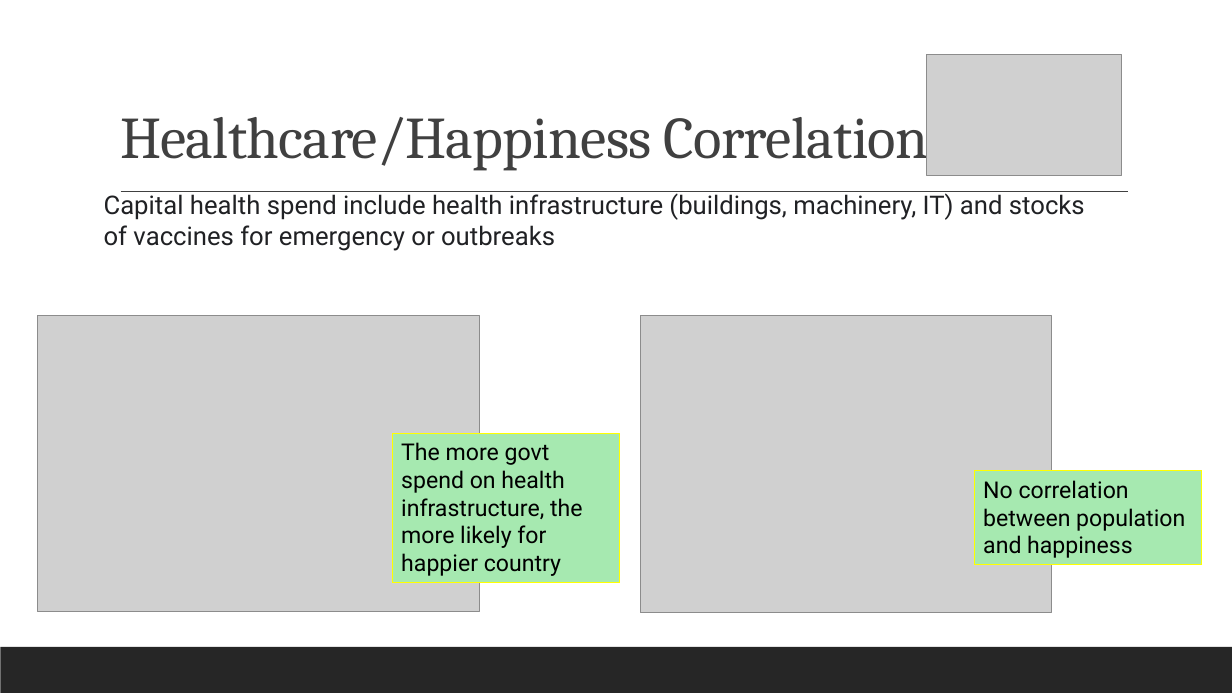
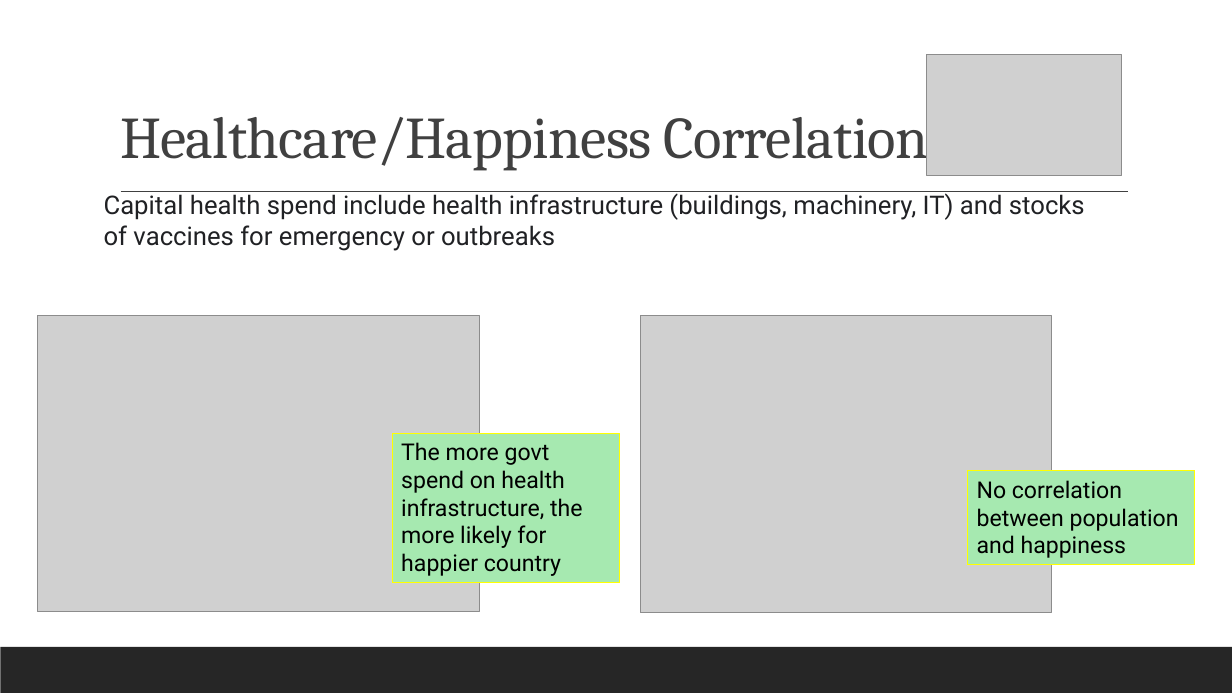
Before and after one commit to reginesgit/Factors-Contributing-to-a-Countrys-Happiness, a slide deck: slide 11 of Anaconda_Results_Presentation.pptx. Drawn at 1232x693 pixels with LibreOffice and Linux fonts; fonts in the diff are those of the drawing; grey boxes stand for pictures. Boxes give left, top, right and bottom in pixels: in the first picture for what was removed or moved away, otherwise in the second. Text is boxed around its words. In the diff, an @@ line names an element or a change of style, - is before the commit and + after.

```diff
--- a/Anaconda_Results_Presentation.pptx
+++ b/Anaconda_Results_Presentation.pptx
@@ rectangle "No correlation between population and ..." moved from (x1=974, y1=471, x2=1202, y2=565) to (x1=968, y1=471, x2=1195, y2=565) @@
```
Also in this commit, not shown: 5 other slides changed, 1 other file.
